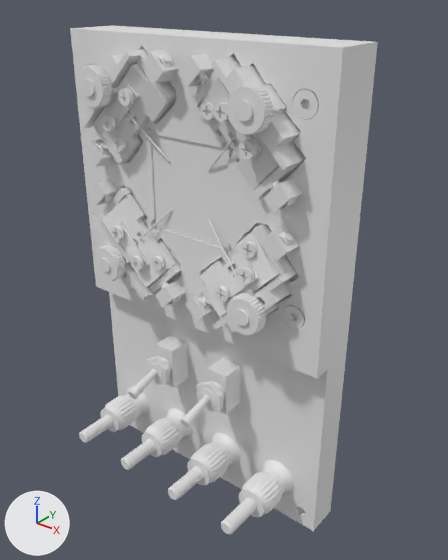
A saved change to the glTF model models/T2P-N-pin.glb.
Before and after are seen from a 50 mm lens placed at (140.3, -116.3, 141.8), pointed at (46.7, 0.8, 69.2). Arrows for +X, +Y and +Z are at lower left; the lights stay in place. The first picture is the older version. Vertices at exactly the same position are counted once.

The first picture shows 'p000', 'p001', 'p002', 'p007', 'p008', 'p009', 'p025', 'p037', 'p038', 'p054', 'p066', 'p067', 'p083', 'p095', 'p096', 'p112', 'p133' and 49 more.
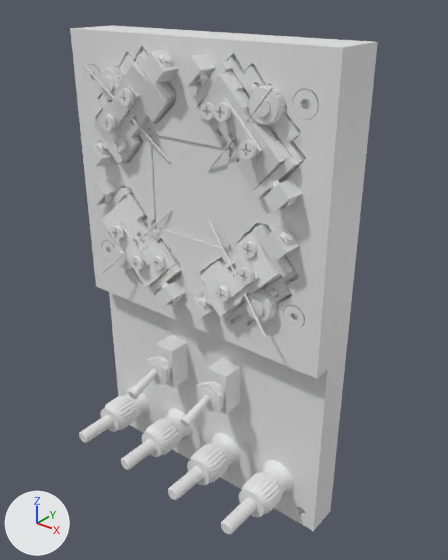
Boxes (x1, y1, x2, y2) around the edits, measured in the pictures (448 x 560 px; the box of a moved part takes in the faces that stretch with it):
'p025', reshaped (17% narrower, 21% shorter): before (227, 84, 273, 136); after (248, 85, 286, 126)
'p066', reshaped (13% narrower): before (80, 49, 176, 165); after (93, 49, 176, 165)
'p095', reshaped (8% shorter): before (195, 224, 297, 332); after (195, 224, 297, 323)
'p037', reshaped (12% narrower, 6% shorter): before (90, 187, 182, 300); after (101, 187, 182, 293)
'p112', reshaped (20% narrower, 20% shorter): before (226, 293, 266, 336); after (245, 288, 277, 322)
'p083', reshaped: before (77, 65, 112, 108); after (99, 67, 124, 101)
'p054', reshaped: before (94, 245, 126, 281); after (113, 244, 132, 271)
part 1 of me_p008, moved or reshaped: before (210, 57, 306, 186); after (222, 57, 306, 169)
part 3 of me_p037, moved or reshaped (mostly hidden afterwards): before (98, 213, 157, 300); after (102, 216, 160, 293)
part 5 of me_p066, moved or reshaped (mostly hidden afterwards): before (82, 49, 149, 148); after (94, 49, 146, 123)
part 7 of me_p095, moved or reshaped: before (213, 269, 297, 332); after (223, 269, 297, 323)

The change, as a list of edits to the scene's bpy script:
```text
Change me_p008:
    remove me_p008.from_pydata(...)  # 964 vertices, 1952 faces; spans x 43.3..72.6, y -10.7..-1.5, z 97.3..126.6
    add me_p008.from_pydata(...)  # 968 vertices, 1960 faces; spans x 43.3..72.6, y -7.2..-1.5, z 97.3..126.6
    me_p008 part 1: 70 vertices moved from x 52.2..71.3, y -10.7..-3.0, z 112.6..125.5 to x 53.9..71.3, y -7.2..-3.0, z 112.6..125.3; 87 vertices removed from x 52.2..72.6, y -10.7..-7.2, z 106.2..126.6; 91 vertices added at x 52.2..72.6, y -7.2..-5.1, z 106.2..126.6
Change me_p025:
    remove me_p025.from_pydata(...)  # 450 vertices, 896 faces; spans x 58.81..68.77, y -14.32..-10.72, z 112.81..122.77
    add me_p025.from_pydata(...)  # 450 vertices, 896 faces; spans x 59.81..67.77, y -8.2..-4.6, z 113.81..121.77
    me_p025 part 2: 450 of 450 vertices moved; they spanned x 58.81..68.77, y -14.32..-10.72, z 112.81..122.77 and now span x 59.81..67.77, y -8.2..-4.6, z 113.81..121.77; mean shift (0.0, 6.12, 0.0)
Change me_p037:
    remove me_p037.from_pydata(...)  # 964 vertices, 1952 faces; spans x 7.4..36.7, y -10.7..-1.5, z 61.4..90.7
    add me_p037.from_pydata(...)  # 968 vertices, 1960 faces; spans x 7.4..36.7, y -7.2..-1.5, z 61.4..90.7
    me_p037 part 3: 72 vertices moved from x 8.5..21.4, y -10.7..-3.0, z 62.7..81.8 to x 8.7..21.4, y -7.2..-3.0, z 62.7..80.1; 85 vertices removed from x 7.4..27.8, y -10.7..-7.2, z 61.4..81.8; 89 vertices added at x 7.4..27.8, y -7.2..-5.1, z 61.4..81.8
Change me_p054:
    remove me_p054.from_pydata(...)  # 450 vertices, 896 faces; spans x 11.23..21.19, y -14.32..-10.72, z 65.23..75.19
    add me_p054.from_pydata(...)  # 450 vertices, 896 faces; spans x 12.23..20.19, y -8.2..-4.6, z 66.23..74.19
    me_p054 part 4: 450 of 450 vertices moved; they spanned x 11.23..21.19, y -14.32..-10.72, z 65.23..75.19 and now span x 12.23..20.19, y -8.2..-4.6, z 66.23..74.19; mean shift (0.0, 6.12, 0.0)
Change me_p066:
    remove me_p066.from_pydata(...)  # 964 vertices, 1952 faces; spans x 7.4..36.7, y -10.7..-1.5, z 97.3..126.6
    add me_p066.from_pydata(...)  # 968 vertices, 1960 faces; spans x 7.4..36.7, y -7.2..-1.5, z 97.3..126.6
    me_p066 part 5: 71 vertices moved from x 8.7..21.4, y -10.7..-3.0, z 112.6..125.3 to x 8.7..21.4, y -5.1..-3.0, z 112.6..125.3; 86 vertices removed from x 7.4..27.8, y -10.7..-7.2, z 106.2..126.6; 90 vertices added at x 7.4..27.8, y -7.2..-5.1, z 106.2..126.6
Change me_p083:
    remove me_p083.from_pydata(...)  # 450 vertices, 896 faces; spans x 11.23..21.19, y -14.32..-10.72, z 112.81..122.77
    add me_p083.from_pydata(...)  # 450 vertices, 896 faces; spans x 12.23..20.19, y -8.2..-4.6, z 113.81..121.77
    me_p083 part 6: 450 of 450 vertices moved; they spanned x 11.23..21.19, y -14.32..-10.72, z 112.81..122.77 and now span x 12.23..20.19, y -8.2..-4.6, z 113.81..121.77; mean shift (0.0, 6.12, 0.0)
Change me_p095:
    remove me_p095.from_pydata(...)  # 964 vertices, 1952 faces; spans x 43.3..72.6, y -10.7..-1.5, z 61.4..90.7
    add me_p095.from_pydata(...)  # 968 vertices, 1960 faces; spans x 43.3..72.6, y -7.2..-1.5, z 61.4..90.7
    me_p095 part 7: 70 vertices moved from x 58.6..71.5, y -10.7..-3.0, z 62.7..81.8 to x 58.6..71.3, y -7.2..-3.0, z 62.7..80.1; 87 vertices removed from x 52.2..72.6, y -10.7..-7.2, z 61.4..81.8; 91 vertices added at x 52.2..72.6, y -7.2..-5.1, z 61.4..81.8
Change me_p112:
    remove me_p112.from_pydata(...)  # 450 vertices, 896 faces; spans x 58.81..68.77, y -14.32..-10.72, z 65.23..75.19
    add me_p112.from_pydata(...)  # 450 vertices, 896 faces; spans x 59.81..67.77, y -8.2..-4.6, z 66.23..74.19
    me_p112 part 8: 450 of 450 vertices moved; they spanned x 58.81..68.77, y -14.32..-10.72, z 65.23..75.19 and now span x 59.81..67.77, y -8.2..-4.6, z 66.23..74.19; mean shift (0.0, 6.12, 0.0)
```
